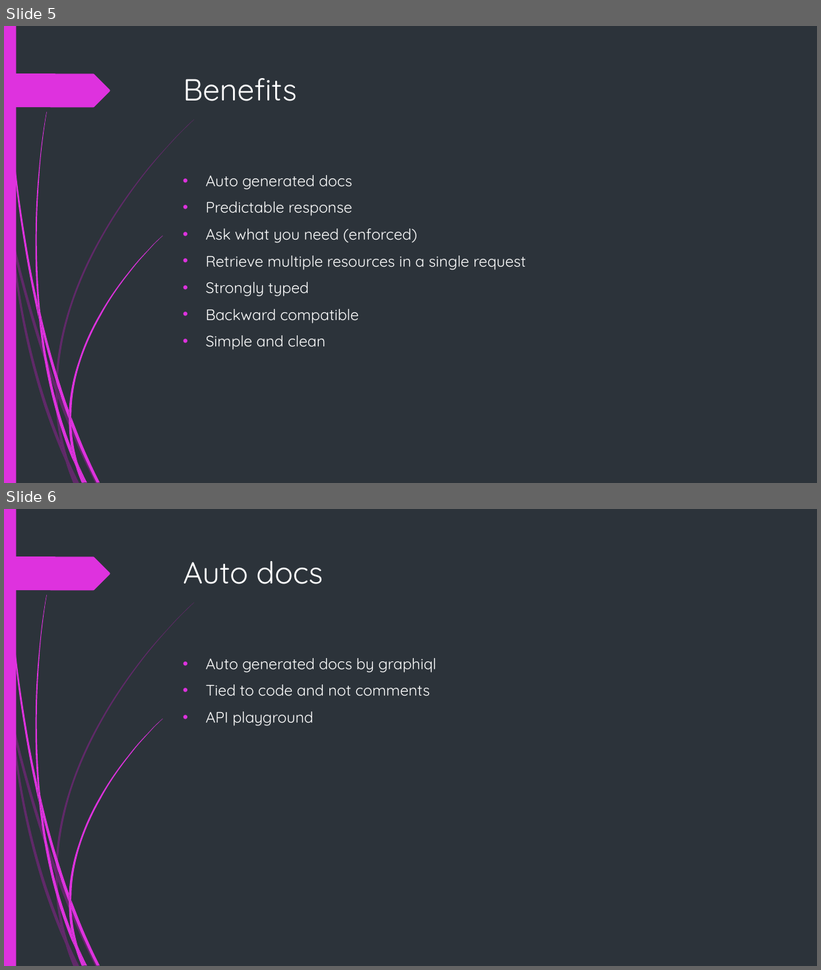
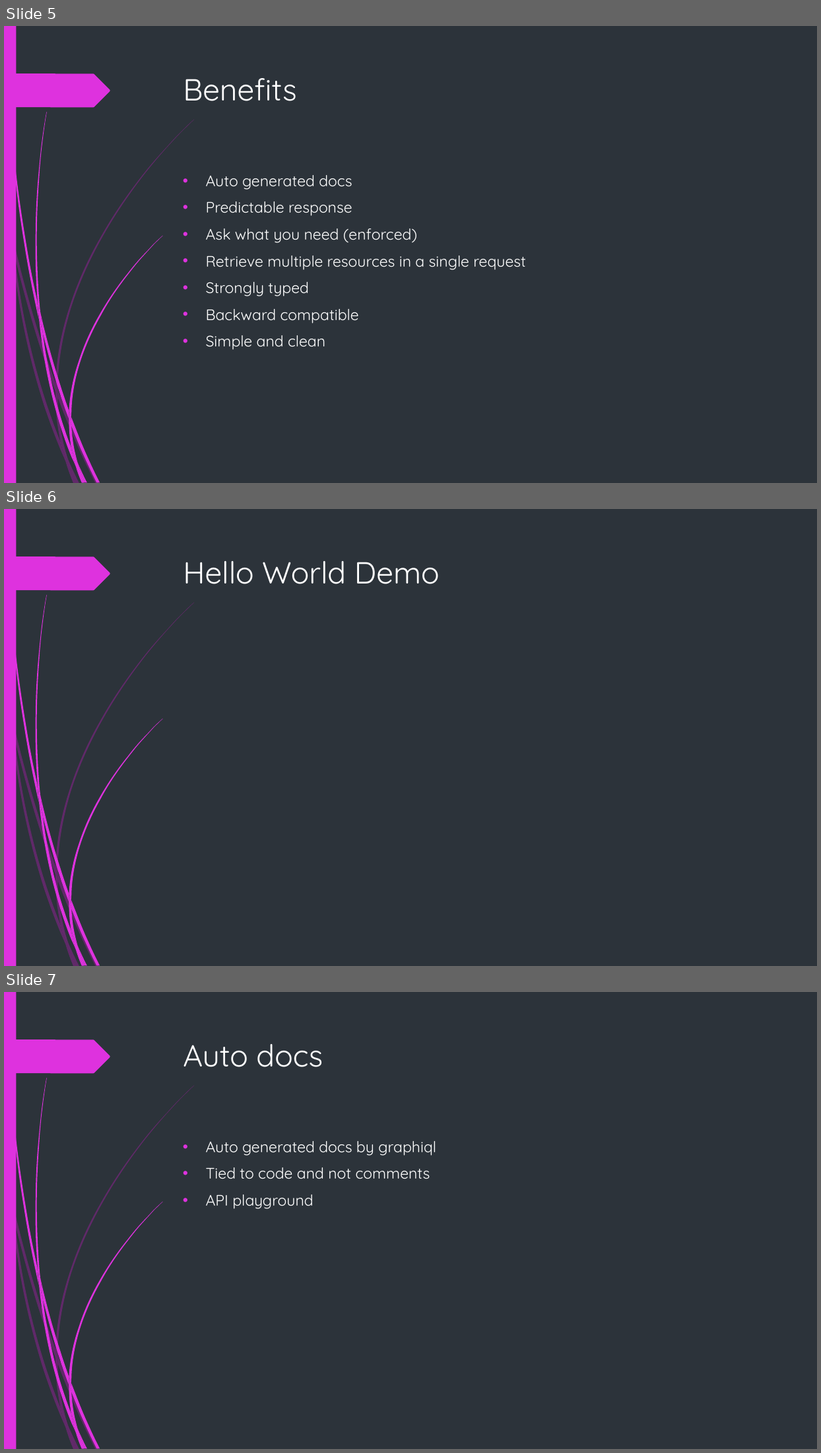
Before and after one commit to natvaldev/tedri, a slide deck: graphql/docs/graphql.pptx. Shown one above the other, each under a label of ours: slides 5 and 6 before the commit, slides 5, 6 and 7 after it. The pictures are 821x970 and 821x1453 pixels, drawn with LibreOffice and Linux fonts; fonts in the diff are those of the drawing. Boxes give left, top, right and bottom in pixels: in the first picture for what was removed or moved away, otherwise in the second. Text is boxed around its words. In the diff, an @@ line names an element or a change of style, - is before the commit and + after.

```diff
--- a/graphql/docs/graphql.pptx
+++ b/graphql/docs/graphql.pptx
@@ slide 6 added at box(4, 509, 817, 966), background #2C333A; not listed: 24 template elements that a slide beside it also shows @@
@@ title added at box(183, 561, 440, 584), 36 pt, text #FFFFFF @@
+Hello World Demo
@@ what was slide 6 is now slide 7 @@
```
Also in this commit, not shown: 1 slide changed, 1 other slide added, 8 other files.
